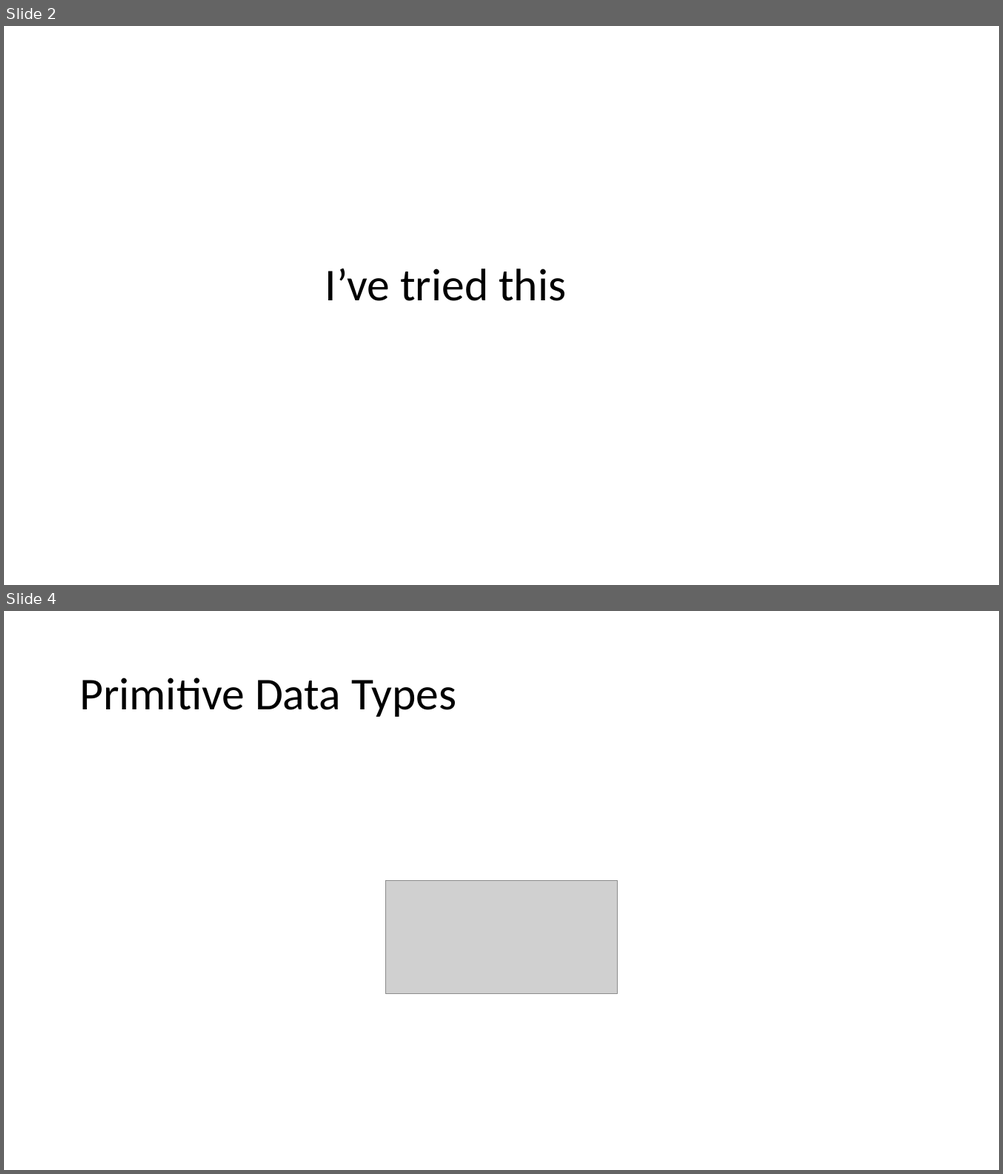
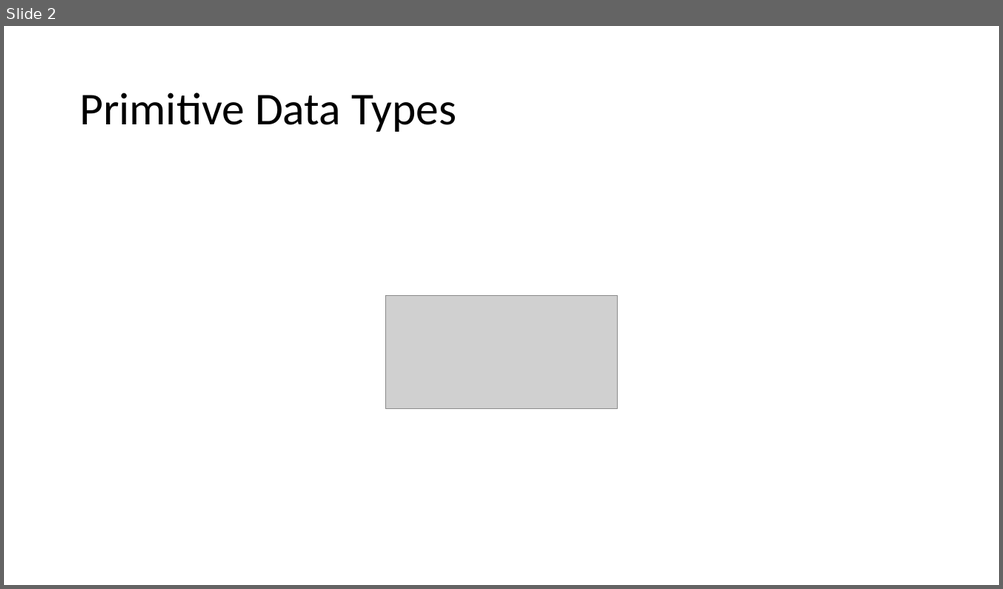
Before and after one commit to KeaganErasmus/BCDEJava, a slide deck: Assessment1_Presentation.pptx. Shown one above the other, each under a label of ours: slides 2 and 4 before the commit, slide 2 after it; the slides between them are not shown. The pictures are 1003x1174 and 1003x589 pixels, drawn with LibreOffice and Linux fonts; fonts in the diff are those of the drawing; grey boxes stand for pictures. Boxes give left, top, right and bottom in pixels: in the first picture for what was removed or moved away, otherwise in the second. Text is boxed around its words. In the diff, an @@ line names an element or a change of style, - is before the commit and + after.

```diff
--- a/Assessment1_Presentation.pptx
+++ b/Assessment1_Presentation.pptx
@@ slide 2 removed at box(4, 26, 999, 585), background #FFFFFF @@
@@ title removed at box(325, 269, 566, 301) @@
-I’ve tried this
@@ what was slide 4 is now slide 2 @@
```
Also in this commit, not shown: 6 slides changed, 1 other slide removed, 8 other files.
